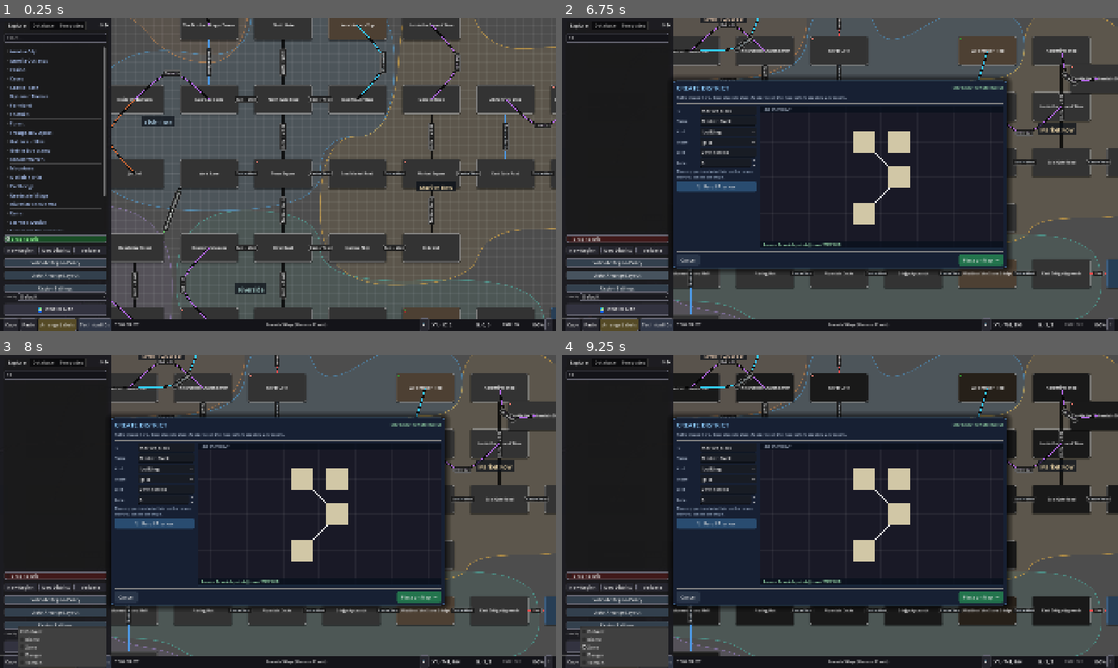
Above: before the commit, frames 1-4 (two rows, left to right).
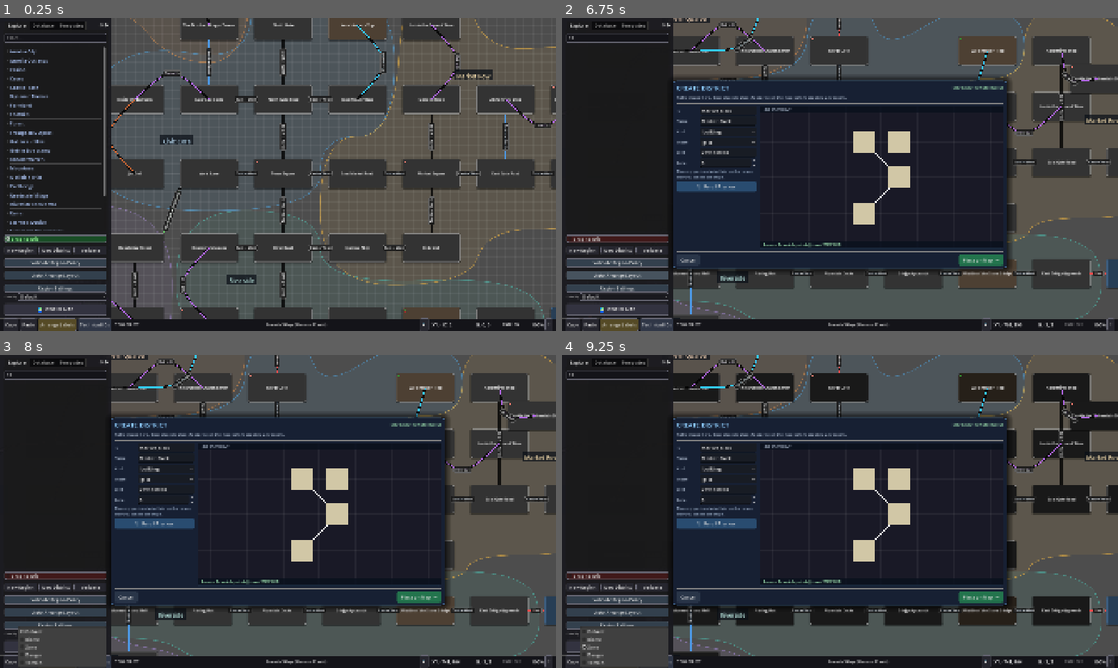
Above: after the commit, the same moments.

Repository: jbax-and-his-ai-pals/008-mud
Game: Godot game, scene res://scenes/Main.tscn
Two runs of this game, one before a commit and one after it. Both use one fixed random seed, a clock stepped at 60 frames per second and the inputs below.
Inputs (mouse positions are in pixels of both pictures, inside the frame that each line leads up to):
- Up to frame 1 (0.25 s): no input
- Up to frame 2 (6.75 s): click (617, 36) at 0.52 s; type "12" at 0.6 s; click "New Region" at 1.25 s; click "New Region" at 2 s; click "New District" at 2.75 s; click "New District" at 3.5 s; click "Snap to Grid" at 4.25 s; click "Validate" at 5 s; click "Validate Region Policy" at 5.75 s; click "Auto-Arrange Layout" at 6.5 s
- Up to frame 3 (8 s): click "Default" at 7.25 s
- Up to frame 4 (9.25 s): click "🌍 WORLD MAP" at 8 s; click "Zone" at 8.75 s

The runs differ from the first frame. In frame 1, 1.0% of the frame differs, in the area x 25-89%, y 16-89%; in frame 2, 0.7%; in frame 3, 0.7%; in frame 4, 0.7%.

Commit message:
Keep district labels clear of nearby rooms and connection lines too
The label anchor (_find_deepest_owned_cell) only ever maximized distance
from a *different district's* territory -- it said nothing about
distance from this district's own rooms or connections, so a label could
still land right on top of a room card or a line threading through the
middle of an otherwise open-looking territory.

_find_label_anchor_cell picks the owned cell that maximizes the smaller
of two clearances: how far inside the district's own territory it sits
(the existing boundary-distance search, now factored out as
_district_boundary_distances so both functions share it), and how far it
sits from the nearest room/proxy card or connection segment anywhere in
the local view via the new _collect_label_obstacles/
_clearance_to_obstacles -- deliberately not limited to this district's own
rooms, since a label shouldn't crowd a neighbor's either. Maximizing that
minimum is "as much padding as possible on every side" without a fixed
threshold some small or dense district could never actually clear.

Verified via the Godot 4.7.2 binary: new district_boundary_smoke.gd cases
cover a room sitting exactly on the old deepest point pushing the label
away, a connection line through that same point doing the same, and
obstacle-awareness being a no-op when nothing is nearby (matching the
plain deepest-cell result exactly). Existing smoke tests and a full
headless scene boot both stay clean; a temporary check against the real,
auto-loaded town.json showed 112-144px of clearance around every one of
the 5 real labels before being removed.

Co-Authored-By: Claude Sonnet 5 <noreply@anthropic.com>

Diff:
--- a/mud-world-editor/scripts/controllers/GraphController.gd
+++ b/mud-world-editor/scripts/controllers/GraphController.gd
@@ -588,10 +588,11 @@
 	var owners: Dictionary = territory["owners"]
 	var cell_size: float = territory["cell_size"]
 	var font := ThemeDB.get_fallback_font()
+	var obstacles := _collect_label_obstacles()
 	const LABEL_FONT_SIZE := 20
 	for field_index in range(fields.size()):
-		var deepest_cell := _find_deepest_owned_cell(owners, field_index)
-		var label_pos: Vector2 = (Vector2(deepest_cell) + Vector2(0.5, 0.5)) * cell_size
+		var anchor_cell := _find_label_anchor_cell(owners, field_index, cell_size, obstacles)
+		var label_pos: Vector2 = (Vector2(anchor_cell) + Vector2(0.5, 0.5)) * cell_size
 		var title := str(fields[field_index]["name"])
 		var title_size := font.get_string_size(title, HORIZONTAL_ALIGNMENT_LEFT, -1, LABEL_FONT_SIZE)
 		var color: Color = fields[field_index]["color"]
@@ -657,21 +658,15 @@
 		if best_owner != current and best_count >= 3: cleaned[cell] = best_owner
 	return cleaned
 
-# The owned cell that sits deepest inside a field's territory -- the one
-# farthest, in grid steps, from any cell that isn't also this field's (a
-# neighbor with a different owner, or simply outside the mask). This is a
-# cheap grid-based stand-in for a "pole of inaccessibility": a label placed
-# here sits in the roomiest part of the district's actual shape instead of
-# a corner or a raw room position, so it reads cleanly regardless of how
-# irregular that shape is. A multi-source BFS from every boundary cell
-# (distance 0) outward finds it in one pass over the field's cells.
-func _find_deepest_owned_cell(owners: Dictionary, field_index: int) -> Vector2i:
+# Multi-source BFS from every boundary cell of one field (distance 0)
+# outward: for each cell field_index owns, how many grid steps it is from
+# the nearest cell that isn't also field_index's (a neighbor with a
+# different owner, or simply outside the mask). Shared by
+# _find_deepest_owned_cell and the label-placement search below, since
+# both need "how far inside its own territory is this point" as one half
+# of their answer.
+func _district_boundary_distances(owners: Dictionary, field_index: int, field_cells: Array) -> Dictionary:
 	var neighbor_offsets := [Vector2i(0, -1), Vector2i(0, 1), Vector2i(1, 0), Vector2i(-1, 0)]
-	var field_cells: Array = []
-	for cell in owners:
-		if int(owners[cell]) == field_index: field_cells.append(cell)
-	if field_cells.is_empty(): return Vector2i.ZERO
-
 	var distance: Dictionary = {}
 	var queue: Array = []
 	for cell in field_cells:
@@ -683,7 +678,6 @@
 		if is_boundary:
 			distance[cell] = 0
 			queue.append(cell)
-	if queue.is_empty(): return field_cells[0]
 
 	var head := 0
 	while head < queue.size():
@@ -694,6 +688,25 @@
 			if int(owners.get(neighbor, -1)) != field_index or distance.has(neighbor): continue
 			distance[neighbor] = distance[current] + 1
 			queue.append(neighbor)
+	return distance
+
+func _owned_cells(owners: Dictionary, field_index: int) -> Array:
+	var field_cells: Array = []
+	for cell in owners:
+		if int(owners[cell]) == field_index: field_cells.append(cell)
+	return field_cells
+
+# The owned cell that sits deepest inside a field's territory -- the one
+# farthest, in grid steps, from any cell that isn't also this field's. This
+# is a cheap grid-based stand-in for a "pole of inaccessibility": a label
+# placed here sits in the roomiest part of the district's actual shape
+# instead of a corner or a raw room position, so it reads cleanly
+# regardless of how irregular that shape is.
+func _find_deepest_owned_cell(owners: Dictionary, field_index: int) -> Vector2i:
+	var field_cells := _owned_cells(owners, field_index)
+	if field_cells.is_empty(): return Vector2i.ZERO
+	var distance := _district_boundary_distances(owners, field_index, field_cells)
+	if distance.is_empty(): return field_cells[0]
 
 	var best_cell: Vector2i = field_cells[0]
 	var best_distance := -1
@@ -701,6 +714,58 @@
 		var d: int = distance.get(cell, 0)
 		if d > best_distance:
 			best_distance = d
+			best_cell = cell
+	return best_cell
+
+# Every room/proxy card position and every drawn room-to-room connection
+# segment currently in the local view, regardless of which district (if
+# any) they belong to -- a label should not sit close to any of them, not
+# just its own district's.
+func _collect_label_obstacles() -> Dictionary:
+	var points: Array = []
+	for node in local_view_builder.room_nodes.values():
+		if is_instance_valid(node): points.append(node.position)
+	var segments: Array = []
+	var rooms: Dictionary = region_data.get("rooms", {})
+	for room_id in rooms:
+		if not local_view_builder.room_nodes.has(room_id): continue
+		var from: Vector2 = local_view_builder.room_nodes[room_id].position
+		for target_variant in rooms[room_id].get("exits", {}).values():
+			var target_id := str(target_variant)
+			if local_view_builder.room_nodes.has(target_id):
+				segments.append({"from": from, "to": local_view_builder.room_nodes[target_id].position})
+	return {"points": points, "segments": segments}
+
+func _clearance_to_obstacles(point: Vector2, obstacles: Dictionary) -> float:
+	var clearance := INF
+	for pos in obstacles.get("points", []):
+		clearance = minf(clearance, point.distance_to(pos))
+	for segment in obstacles.get("segments", []):
+		var nearest := Geometry2D.get_closest_point_to_segment(point, segment["from"], segment["to"])
+		clearance = minf(clearance, point.distance_to(nearest))
+	return clearance
+
+# The owned cell that maximizes the guaranteed clear margin around a label
+# placed there: the smaller of (a) how far inside the district's own
+# territory it sits -- never crossing into a neighbor -- and (b) how far
+# it sits from the nearest room card or connection line anywhere in the
+# local view. Maximizing that minimum is exactly "as much padding as
+# possible on every side" rather than a fixed threshold that some small or
+# dense district could never actually clear.
+func _find_label_anchor_cell(owners: Dictionary, field_index: int, cell_size: float, obstacles: Dictionary) -> Vector2i:
+	var field_cells := _owned_cells(owners, field_index)
+	if field_cells.is_empty(): return Vector2i.ZERO
+	var boundary_distance := _district_boundary_distances(owners, field_index, field_cells)
+
+	var best_cell: Vector2i = field_cells[0]
+	var best_score := -1.0
+	for cell in field_cells:
+		var boundary_clearance: float = float(boundary_distance.get(cell, 0)) * cell_size
+		var world_pos := (Vector2(cell) + Vector2(0.5, 0.5)) * cell_size
+		var obstacle_clearance := _clearance_to_obstacles(world_pos, obstacles)
+		var score := minf(boundary_clearance, obstacle_clearance)
+		if score > best_score:
+			best_score = score
 			best_cell = cell
 	return best_cell
 
--- a/mud-world-editor/tests/district_boundary_smoke.gd
+++ b/mud-world-editor/tests/district_boundary_smoke.gd
@@ -69,6 +69,33 @@
 	_assert(not on_boundary, "an L-shaped district's label anchor is not on its boundary, got %s" % deepest)
 
 	_assert(gc._find_deepest_owned_cell({}, 0) == Vector2i.ZERO, "an empty mask returns a harmless default instead of crashing")
+
+	# Obstacle-aware placement: a room card sitting exactly on the
+	# territory's deepest point must push the label somewhere else -- the
+	# whole point of factoring rooms/connections into the search rather
+	# than only ever using the plain deepest cell.
+	var wide_owners := {}
+	for x in range(9):
+		for y in range(9):
+			wide_owners[Vector2i(x, y)] = 0
+	var cs := 64.0
+	var deepest_pos: Vector2 = (Vector2(gc._find_deepest_owned_cell(wide_owners, 0)) + Vector2(0.5, 0.5)) * cs
+	var room_obstacles := {"points": [deepest_pos], "segments": []}
+	var anchor := gc._find_label_anchor_cell(wide_owners, 0, cs, room_obstacles)
+	var anchor_pos: Vector2 = (Vector2(anchor) + Vector2(0.5, 0.5)) * cs
+	_assert(anchor_pos.distance_to(deepest_pos) > cs, "a label anchor moves away from a room sitting on the district's deepest point")
+
+	# With nothing to avoid, obstacle-awareness should not change anything.
+	var no_obstacles := {"points": [], "segments": []}
+	var anchor_clear := gc._find_label_anchor_cell(wide_owners, 0, cs, no_obstacles)
+	_assert(anchor_clear == gc._find_deepest_owned_cell(wide_owners, 0), "with no obstacles, the anchor matches the plain deepest-cell result")
+
+	# A connection line cutting straight across the deepest point must also
+	# push the label away from that line.
+	var line_obstacles := {"points": [], "segments": [{"from": Vector2(0, deepest_pos.y), "to": Vector2(9 * cs, deepest_pos.y)}]}
+	var anchor_line := gc._find_label_anchor_cell(wide_owners, 0, cs, line_obstacles)
+	var anchor_line_pos: Vector2 = (Vector2(anchor_line) + Vector2(0.5, 0.5)) * cs
+	_assert(absf(anchor_line_pos.y - deepest_pos.y) > cs * 0.5, "a connection line through the deepest point pushes the label off that line")
 
 	# Two side-by-side fields must each trace their own loop.
 	var two_field_owners := {
